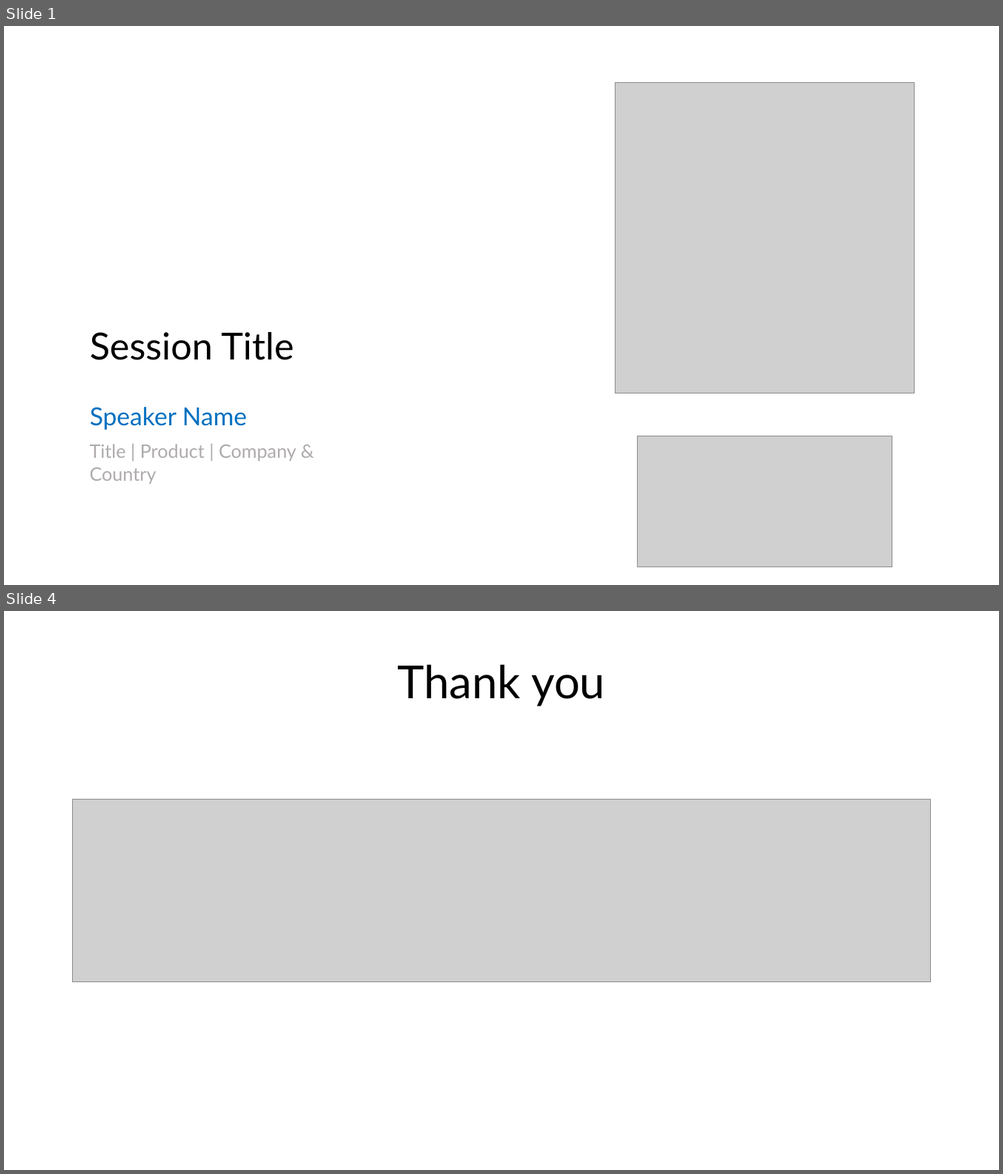
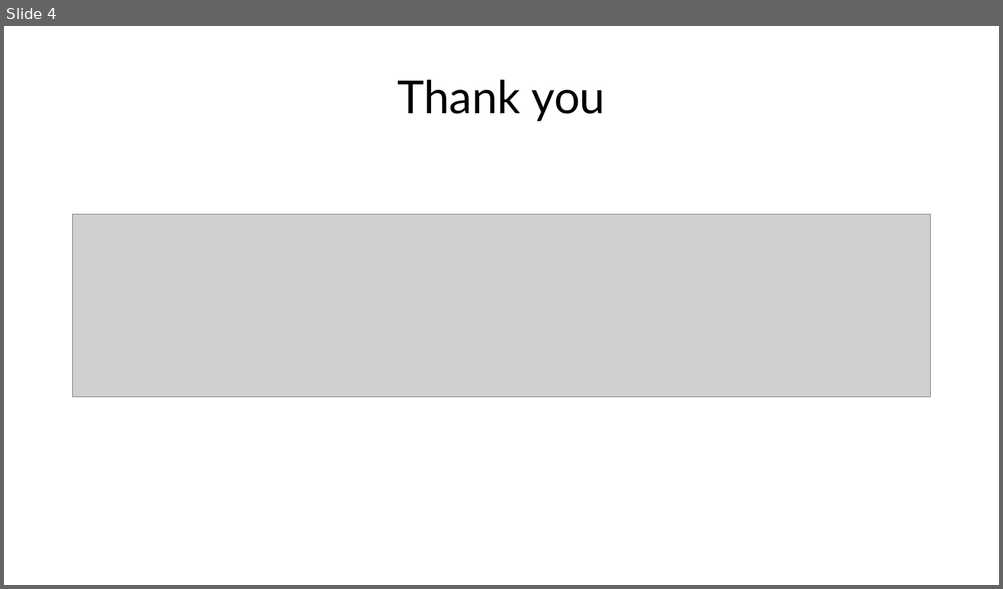
Before and after one commit to ramimounla/GlobalPowerPlatformBootcamp, a slide deck: Slides/Rami Mounla - How to enhance that UI with PCF - 300 GPPB Wellington.pptx. Shown one above the other, each under a label of ours: slides 1 and 4 before the commit, slide 4 after it; the slides between them are not shown. The pictures are 1003x1174 and 1003x589 pixels, drawn with LibreOffice and Linux fonts; fonts in the diff are those of the drawing; grey boxes stand for pictures. Boxes give left, top, right and bottom in pixels: in the first picture for what was removed or moved away, otherwise in the second. Text is boxed around its words. In the diff, an @@ line names an element or a change of style, - is before the commit and + after.

```diff
--- a/Slides/Rami Mounla - How to enhance that UI with PCF - 300 GPPB Wellington.pptx
+++ b/Slides/Rami Mounla - How to enhance that UI with PCF - 300 GPPB Wellington.pptx
@@ slide 1 removed at bbox=[4, 26, 999, 585], background #FFFFFF @@
@@ picture removed at bbox=[615, 83, 913, 394] @@
@@ title removed at bbox=[90, 332, 293, 360] @@
-Session Title
@@ text removed at bbox=[90, 407, 247, 430] @@
-Speaker Name
@@ text removed at bbox=[90, 444, 296, 484] @@
-Title | Product | Company & Country
@@ picture removed at bbox=[637, 437, 892, 568] @@
```
Also in this commit, not shown: 1 slide added, 5 other files.
